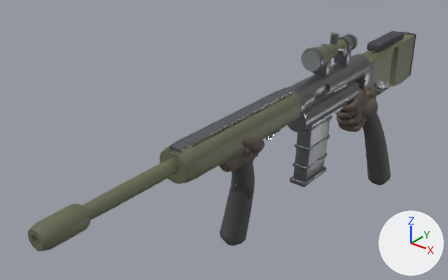
A saved change to the FBX model Assets/_Project/Art/Models/Resources/Kordon/Weapons/sr338.fbx.
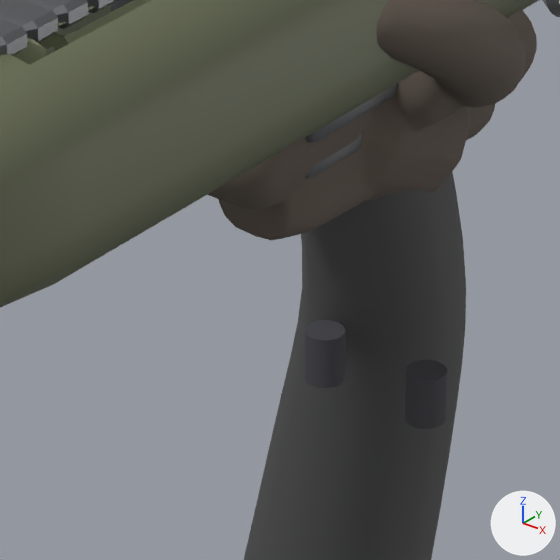
The first picture shows the older version from a 50 mm camera at (0.577, -1.149, 0.501) aimed at (-0.097, -0.307, -0.021). The close-ups show the older and then the newer version on the part from 42% to 60% of the width and 49% to 78% of the height of that picture. Only the edits that show in the close-ups are written down. The lights are fixed; the arrows at lower right show +X, +Y and +Z. Vertices at exactly the same position are counted once.

The scene before the commit, as lines of its bpy script (objects in view):
```python
me_handleft = bpy.data.meshes.new('HandLeft')
me_handleft.from_pydata(...)  # 5214 vertices, 9501 faces; spans x -0.083..0.041, y -0.438..-0.3, z -0.236..0.076
# faces by material slot: [9277, 224]
me_handleft.materials.append(mat_krd_glove_leather)  # brown #61574e
me_handleft.materials.append(mat_krd_gun_polymer)  # dark grey #4f4f50
me_sr338 = bpy.data.meshes.new('sr338')
me_sr338.from_pydata(...)  # 9249 vertices, 7517 faces; spans x -0.031..0.098, y -0.799..0.305, z -0.086..0.154
# faces by material slot: [2834, 1590, 1040, 1787, 170, 96]
me_sr338.materials.append(mat_krd_gun_metal)  # grey #6f7174
me_sr338.materials.append(mat_krd_gun_bare)  # grey #b1b2b4
me_sr338.materials.append(mat_krd_rubber)  # dark grey #45454b
me_sr338.materials.append(mat_krd_gun_olive)  # greyish green #696e55
me_sr338.materials.append(mat_krd_gun_polymer)  # dark grey #4f4f50
me_sr338.materials.append(mat_krd_glass)  # light grey #c4cece
ob_handleft = bpy.data.objects.new('HandLeft', me_handleft)
ob_handleft.location = (0.0, 0.0, 0.0)
ob_sr338 = bpy.data.objects.new('sr338', me_sr338)
ob_sr338.location = (0.0, 0.0, 0.0)
```
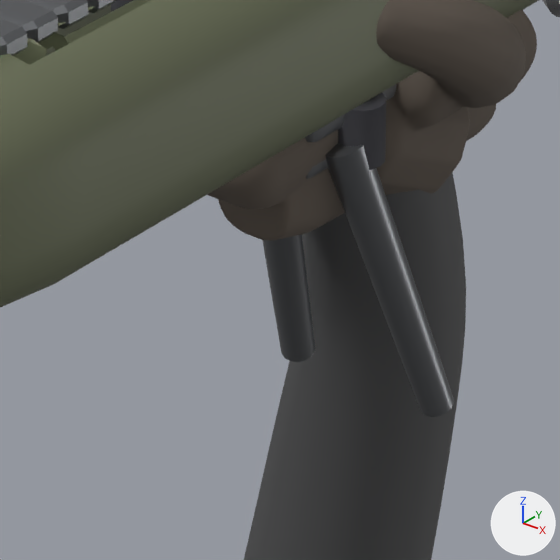
The edits, one by one:
me_sr338 is used by ob_sr338; location (0.0, 0.0, 0.0).
me_sr338 had 9249 vertices, 7517 faces and spanned x -0.031..0.098, y -0.799..0.305, z -0.086..0.154.
me_sr338 now has 9167 vertices, 7415 faces and spans x -0.031..0.098, y -0.799..0.305, z -0.086..0.154.
me_sr338 part 1: the loose piece of 30 vertices spanning x -0.008..0.008, y -0.01..-0.006, z 0.05..0.065 is copied, and the copy is multiplied about its middle by the matrix ((0.649, -2.492, 0.025), (0.0, 6.644, 0.622), (-0.08, -20.295, 0.2)), then moved by (-0.017, -0.386, -0.083), in mat_krd_gun_metal (grey #6f7174); it spans x -0.026..-0.006, y -0.412..-0.376, z -0.067..0.017.
me_sr338 part 2: the loose piece of 34 vertices spanning x -0.021..-0.011, y -0.382..-0.371, z -0.074..-0.06 is moved by (0.003, -0.025, 0.084).
me_sr338 part 3: the loose piece of 30 vertices spanning x -0.008..0.008, y -0.01..-0.006, z 0.05..0.065 is copied, and the copy is multiplied about its middle by the matrix ((0.649, 2.492, -0.025), (0.0, 6.644, 0.622), (0.08, -20.295, 0.2)), then moved by (0.017, -0.386, -0.083), in mat_krd_gun_metal (grey #6f7174); it spans x 0.006..0.026, y -0.412..-0.376, z -0.067..0.017.
me_sr338 part 4: the loose piece of 34 vertices spanning x 0.011..0.021, y -0.382..-0.371, z -0.074..-0.06 is moved by (-0.003, -0.025, 0.084).
Other edits to the shape of me_sr338 do not show in these pictures.

What differs and where, as boxes (x1, y1, x2, y2) in the close-ups (560 x 560 px; the box of a moved part takes in the faces that stretch with it):
'sr338', reshaped
    before: (0, 0, 560, 429)
    after: (0, 0, 560, 417)
part 1 of me_sr338, added
    after: (262, 234, 315, 362)
part 2 of me_sr338, moved or reshaped (not visible afterwards)
    before: (305, 320, 345, 388)
part 3 of me_sr338, added
    after: (326, 143, 454, 417)
part 4 of me_sr338, moved or reshaped
    before: (405, 360, 447, 429)
    after: (338, 93, 386, 170)
